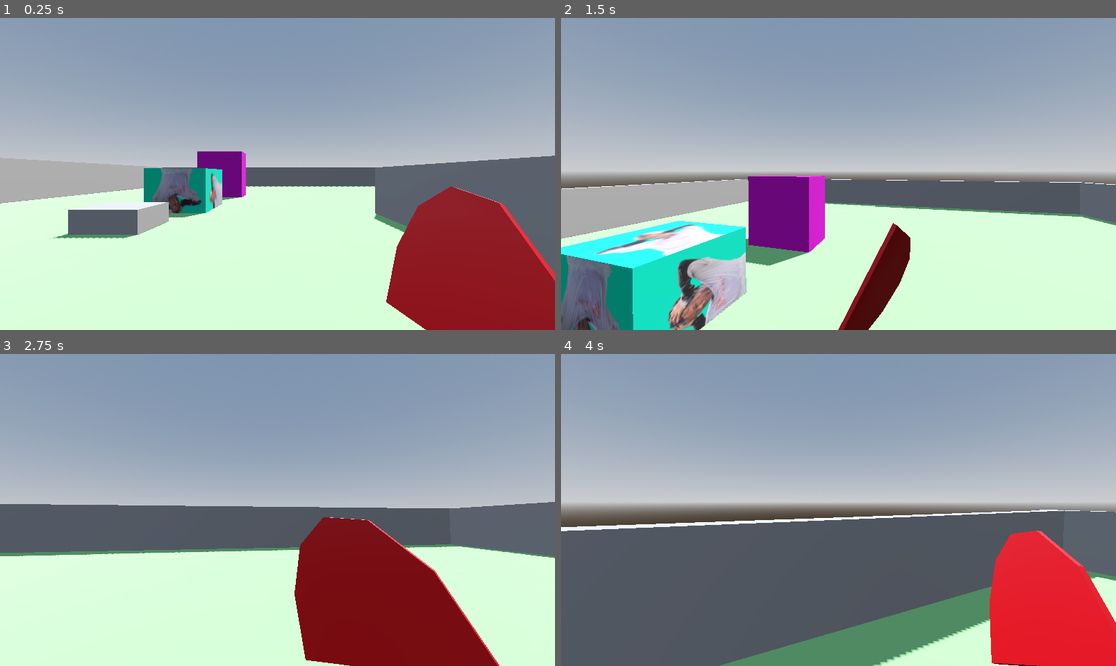
Above: before the commit, frames 1-4 (two rows, left to right).
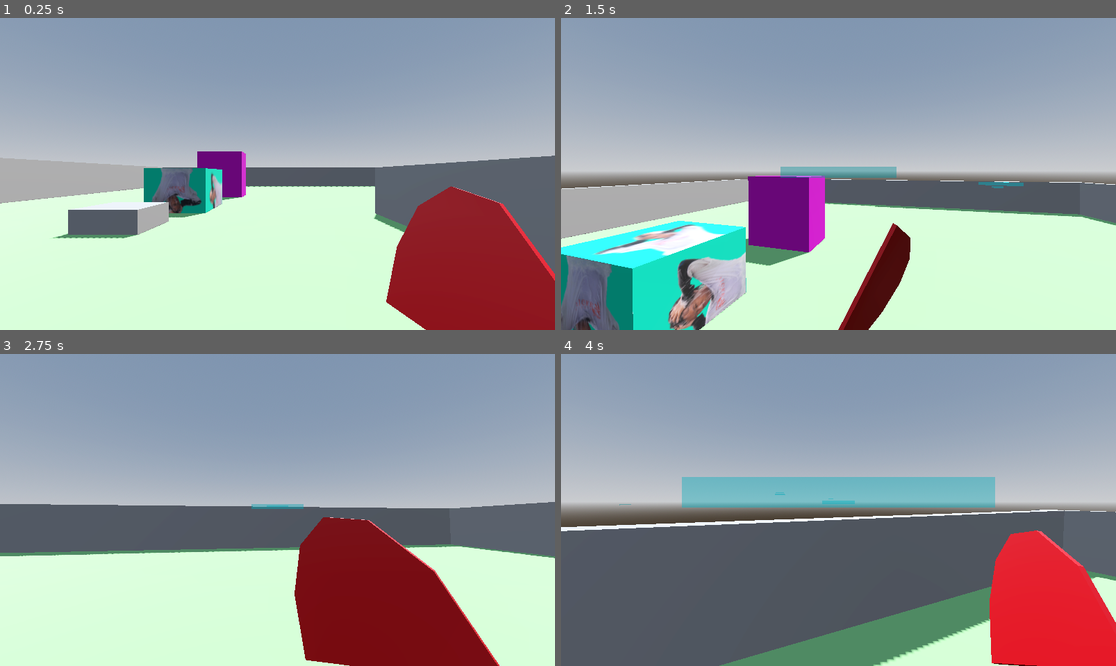
Above: after the commit, the same moments.

Repository: AngeloManlangit/BahalaNa.gd
Game: Godot game, scene res://scenes/game.tscn
The game is run twice, just before and just after one commit, with the same random seed, the same clock (stepped at 60 frames per second) and the same inputs.
Inputs (mouse positions are in pixels of both pictures, inside the frame that each line leads up to):
- Up to frame 1 (0.25 s): no input
- Up to frame 2 (1.5 s): tap Enter (ui_accept) at 0.5 s; move the mouse to (866, 174) at 0.52 s; press the mouse at (866, 174) at 0.53 s; hold W (move_up) from 0.53 s (still down); tap Space (jump) at 0.77 s; move the mouse to (810, 174) at 1.27 s; release the mouse at (810, 174) at 1.28 s; click (810, 174) at 1.35 s
- Up to frame 3 (2.75 s): keep holding W (move_up); tap Space (jump) at 1.52 s; move the mouse to (288, 503) at 2.02 s; press the mouse at (288, 503) at 2.03 s
- Up to frame 4 (4 s): keep holding W (move_up); move the mouse to (832, 516) at 2.77 s; release the mouse at (832, 516) at 2.78 s; click (832, 516) at 2.85 s; tap Space (jump) at 3.02, 3.77 s; move the mouse to (877, 513) at 3.52 s; press the mouse at (877, 513) at 3.53 s

The runs differ from the first frame. In frame 2, 0.8% of the frame differs, in the area x 39-84%, y 47-55%; in frame 3, 0.1%; in frame 4, 5.5%, in the area x 10-79%, y 39-50%.

Commit message:
Created Windslash

Diff:
--- a/scenes/player.tscn
+++ b/scenes/player.tscn
@@ -91,13 +91,17 @@
 [node name="Camera" type="Camera3D" parent="Head"]
 
 [node name="fan" parent="Head/Camera" instance=ExtResource("3_qhqgy")]
-transform = Transform3D(0.03439697, 0.13052814, -0.17028107, 0.06786028, 0.59301025, 0.03936643, 0.35698295, -0.12530462, 0.008924056, 0.65, -0.65, -0.78)
+transform = Transform3D(0.034396965, 0.13052814, -0.17028107, 0.067860276, 0.59301025, 0.03936643, 0.35698292, -0.12530462, 0.008924056, 0.65, -0.65, -0.78)
 
 [node name="AnimationPlayer" type="AnimationPlayer" parent="Head/Camera/fan"]
 libraries = {
 &"": SubResource("AnimationLibrary_qlg0r")
 }
 
+[node name="RayCast3D" type="RayCast3D" parent="Head/Camera"]
+transform = Transform3D(1, 0, 0, 0, 1, 0, 0, 0, 1, 0, 0, -0.46404567)
+target_position = Vector3(0, 0, -0.6)
+
 [node name="Coyote_Timer" type="Timer" parent="."]
 
 [connection signal="timeout" from="Coyote_Timer" to="." method="on_coyote_timeout"]
--- /dev/null
+++ b/scenes/windslash.tscn
@@ -0,0 +1,20 @@
+[gd_scene load_steps=4 format=3 uid="uid://de8ejodvthrhx"]
+
+[ext_resource type="Script" uid="uid://b73hvlvrtt68x" path="res://scripts/windslash.gd" id="1_g17au"]
+
+[sub_resource type="StandardMaterial3D" id="StandardMaterial3D_4wlw5"]
+transparency = 1
+albedo_color = Color(0, 1, 1, 0.4509804)
+
+[sub_resource type="PrismMesh" id="PrismMesh_g17au"]
+
+[node name="Windslash" type="Node3D"]
+script = ExtResource("1_g17au")
+
+[node name="MeshInstance3D" type="MeshInstance3D" parent="."]
+transform = Transform3D(1.7425207, 0, 0, 0, 2.519816e-08, 0.16682354, 0, -0.19215557, 2.1876266e-08, 0, 0, 0)
+material_override = SubResource("StandardMaterial3D_4wlw5")
+mesh = SubResource("PrismMesh_g17au")
+
+[node name="RayCast3D" type="RayCast3D" parent="."]
+target_position = Vector3(0, 0, -0.25)
--- a/scripts/player.gd
+++ b/scripts/player.gd
@@ -22,6 +22,10 @@
 
 # items
 @onready var item_animation: AnimationPlayer = $Head/Camera/fan/AnimationPlayer
+@onready var item_aim: RayCast3D = $Head/Camera/RayCast3D
+
+var windslash = load("res://scenes/windslash.tscn")
+var instance
 
 func _ready():
 	capture_mouse()
@@ -67,7 +71,6 @@
 	var input_dir := Input.get_vector("move_left", "move_right", "move_up", "move_down")
 	var direction := (head.transform.basis * Vector3(input_dir.x, 0, input_dir.y)).normalized()
 
-
 	if direction:
 		velocity.x = direction.x * SPEED
 		velocity.z = direction.z * SPEED
@@ -80,6 +83,10 @@
 		if !item_animation.is_playing():
 			print("Shooting")
 			item_animation.play("shoot")
+			instance = windslash.instantiate()
+			instance.position = item_aim.global_position
+			instance.transform.basis = item_aim.global_transform.basis
+			get_parent().add_child(instance)
 
 	move_and_slide()
 
--- /dev/null
+++ b/scripts/windslash.gd
@@ -0,0 +1,15 @@
+extends Node3D
+
+const SPEED = 30.0
+
+@onready var mesh_instance_3d: MeshInstance3D = $MeshInstance3D
+@onready var ray_cast_3d: RayCast3D = $RayCast3D
+
+# Called when the node enters the scene tree for the first time.
+func _ready() -> void:
+	pass # Replace with function body.
+
+
+# Called every frame. 'delta' is the elapsed time since the previous frame.
+func _process(delta: float) -> void:
+	position += transform.basis * Vector3(0, 0, -SPEED) * delta
Not shown, added: scripts/windslash.gd.uid
